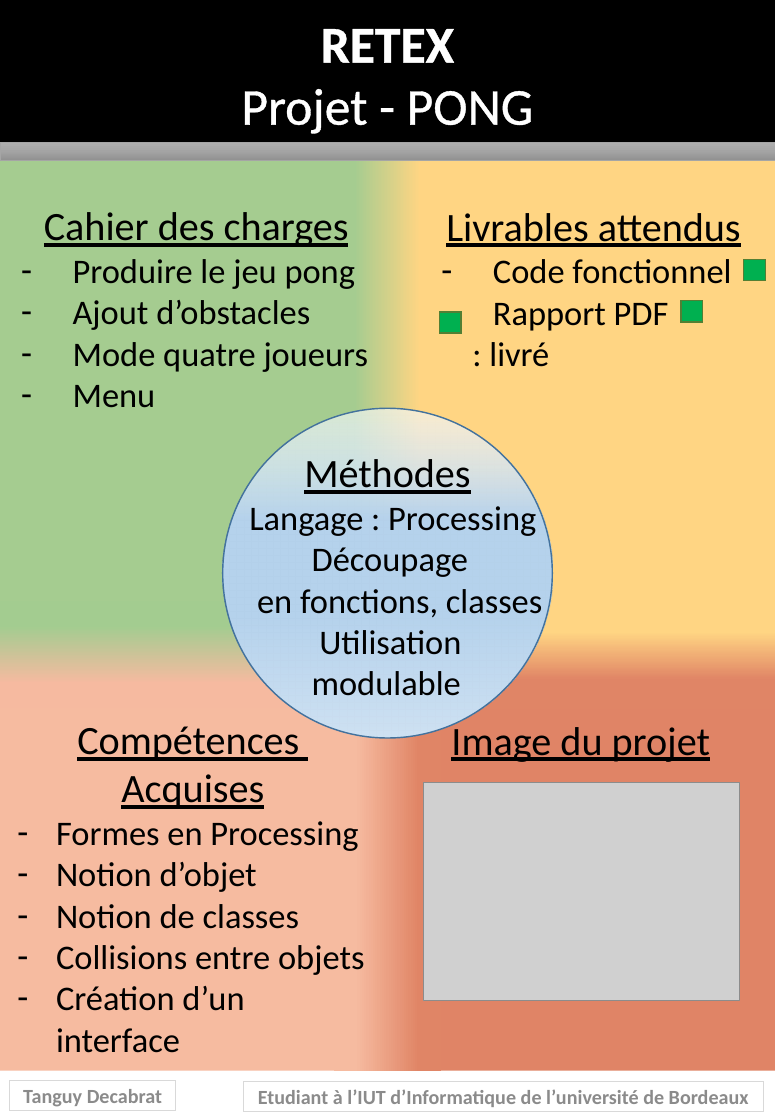
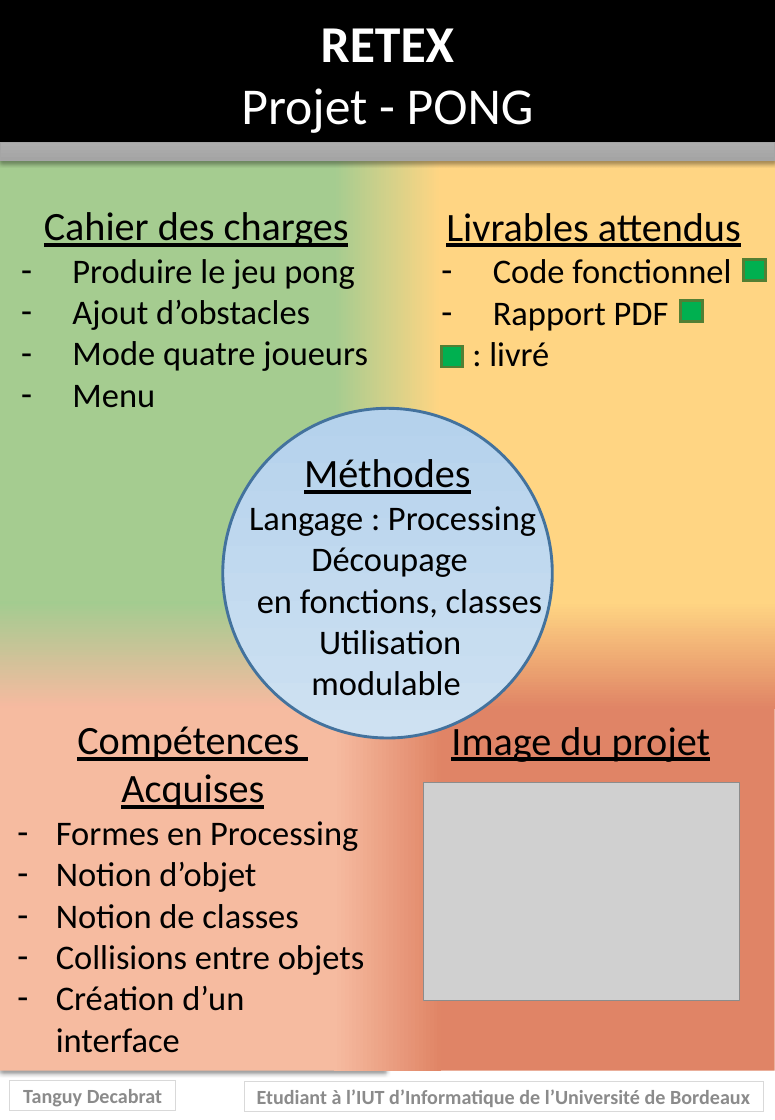
Before and after one commit to TDecabrat/TDecabrat.github.io, a slide deck: slide 1 of assets/Tanguy_Decabrat_S2C_RETEX_PONG.pptx. Drawn at 775x1120 pixels with LibreOffice and Linux fonts; fonts in the diff are those of the drawing; grey boxes stand for pictures. Boxes give left, top, right and bottom in pixels: in the first picture for what was removed or moved away, otherwise in the second. Text is boxed around its words. In the diff, an @@ line names an element or a change of style, - is before the commit and + after.

```diff
--- a/assets/Tanguy_Decabrat_S2C_RETEX_PONG.pptx
+++ b/assets/Tanguy_Decabrat_S2C_RETEX_PONG.pptx
@@ rectangle at (x1=0, y1=0, x2=775, y2=142): outline #000000 1 pt to #000000 2 pt @@
@@ text "RETEX" at (x1=241, y1=28, x2=534, y2=133): letter outline #FFFFFF 0.75 pt to none @@
@@ rectangle at (x1=0, y1=143, x2=775, y2=160): fill gradient #AFAFAF to #A5A5A5 to #939393 to gradient #AEAEAE to #A4A4A4; outline #A5A5A5 0.5 pt to #A5A5A5 0.75 pt; shadow on @@
@@ shadow on in 3 elements at (x1=386, y1=160, x2=775, y2=651), (x1=0, y1=651, x2=386, y2=1071), (x1=0, y1=160, x2=386, y2=652) @@
@@ rectangle moved from (x1=439, y1=312, x2=461, y2=333) to (x1=441, y1=346, x2=463, y2=367) @@
@@ rectangle at (x1=441, y1=346, x2=463, y2=367): outline #538035 1 pt to #527F34 2 pt @@
@@ ellipse at (x1=223, y1=408, x2=553, y2=738): fill gradient #F7FAFD to #B5D2EC to #CEE1F2 to gradient #B5D2EC to #CEE1F2; outline #43739E 1 pt to #43729D 2 pt @@
@@ rectangle "Etudiant à l’IUT d’Informatique de ..." at (x1=244, y1=1081, x2=763, y2=1111): outline #D9D9D9 0.75 pt to #D9D9D9 0 pt @@
@@ text in rectangle at (x1=257, y1=1089, x2=750, y2=1107): text changed; text colour #8C8C8C to #8B8B8B @@
-Etudiant à l’IUT d’Informatique de l’université de Bordeaux
+Etudiant à l’IUT d’Informatique de l’Université de Bordeaux
```
Also in this commit, not shown: 6 other slides changed, 19 slides added, 44 other files.
